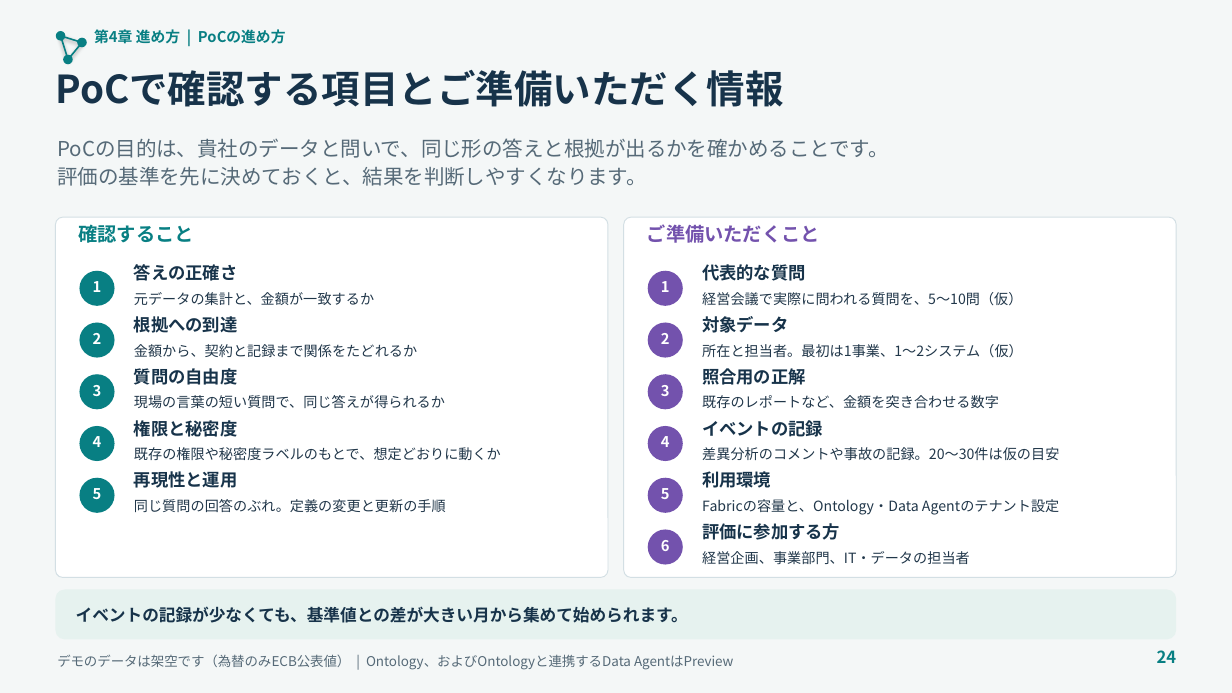
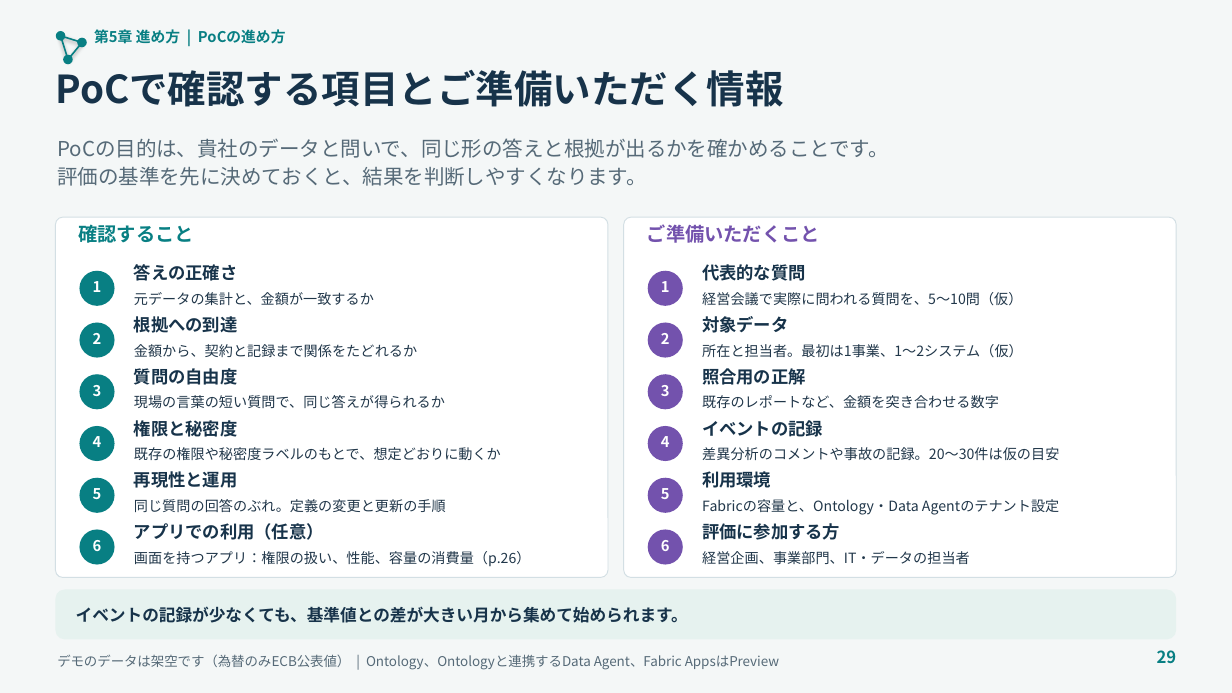
Before and after one commit to c-nova/FabricOntology_Trading, a slide deck: slide 29 of decks/TradingOntology_Customer_Deck_JA.pptx (slide 24 before the commit). Drawn at 1232x693 pixels with LibreOffice and Linux fonts; fonts in the diff are those of the drawing. Boxes give left, top, right and bottom in pixels: in the first picture for what was removed or moved away, otherwise in the second. Text is boxed around its words. In the diff, an @@ line names an element or a change of style, - is before the commit and + after.

```diff
--- a/decks/TradingOntology_Customer_Deck_JA.pptx
+++ b/decks/TradingOntology_Customer_Deck_JA.pptx
@@ text at [94,29,286,44]: text changed @@
-第4章 進め方 | PoCの進め方
+第5章 進め方 | PoCの進め方
@@ ellipse added at [79,530,115,565], fill #087F83 @@
@@ text added at [134,523,324,540], 13.5 pt, text #17334A, bold @@
+アプリでの利用（任意）
@@ text added at [93,540,102,551], 11.5 pt, text #FFFFFF, bold @@
+6
@@ text added at [134,551,531,566], 11 pt, text #21374A @@
+画面を持つアプリ：権限の扱い、性能、容量の消費量（p.26）
@@ text at [57,654,779,670]: text changed @@
-デモのデータは架空です（為替のみECB公表値） | Ontology、およびOntologyと連携するData AgentはPreview
+デモのデータは架空です（為替のみECB公表値） | Ontology、Ontologyと連携するData Agent、Fabric AppsはPreview
@@ text at [1157,650,1177,664]: text changed @@
-24
+29
```
Also in this commit, not shown: 27 other slides changed, 5 slides added, 10 other files.
